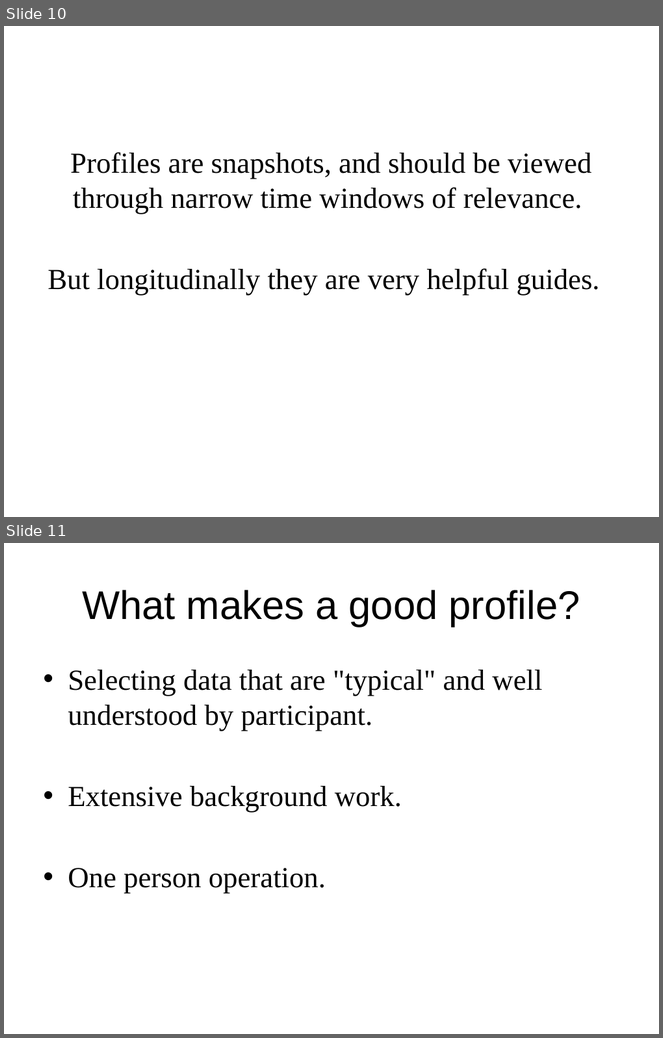
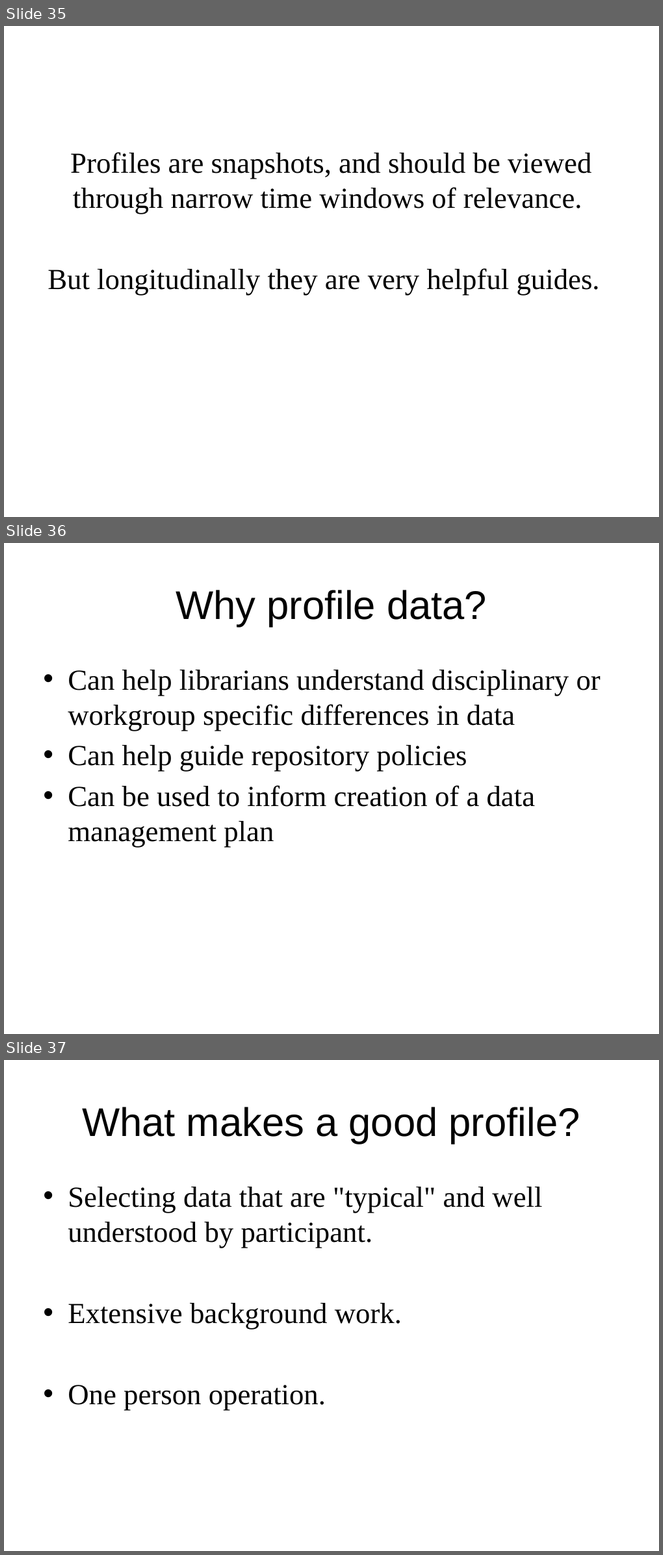
Before and after one commit to DataCurationWorkshop/Beijing-2015, a slide deck: Day1_Demo_DMPTools.pptx. Shown one above the other, each under a label of ours: slides 10 and 11 before the commit, slides 35, 36 and 37 after it. The pictures are 663x1038 and 663x1555 pixels, drawn with LibreOffice and Linux fonts; fonts in the diff are those of the drawing; background and template pictures are left out. Boxes give left, top, right and bottom in pixels: in the first picture for what was removed or moved away, otherwise in the second. Text is boxed around its words. In the diff, an @@ line names an element or a change of style, - is before the commit and + after.

```diff
--- a/Day1_Demo_DMPTools.pptx
+++ b/Day1_Demo_DMPTools.pptx
@@ slide 36 added at [4,543,659,1034], background #FFFFFF @@
@@ title added at [176,590,487,627], 44 pt, text #000000 @@
+Why profile data?
@@ text added at [68,670,601,847], 32 pt, text #000000 @@
+• Can help librarians understand disciplinary or workgroup specific differences in data
+• Can help guide repository policies
+• Can be used to inform creation of a data management plan
@@ what was slide 10 is now slide 35 @@
@@ what was slide 11 is now slide 37 @@
```
Also in this commit, not shown: 2 slides changed, 23 other slides added, 6 slides removed, 1 other file.
